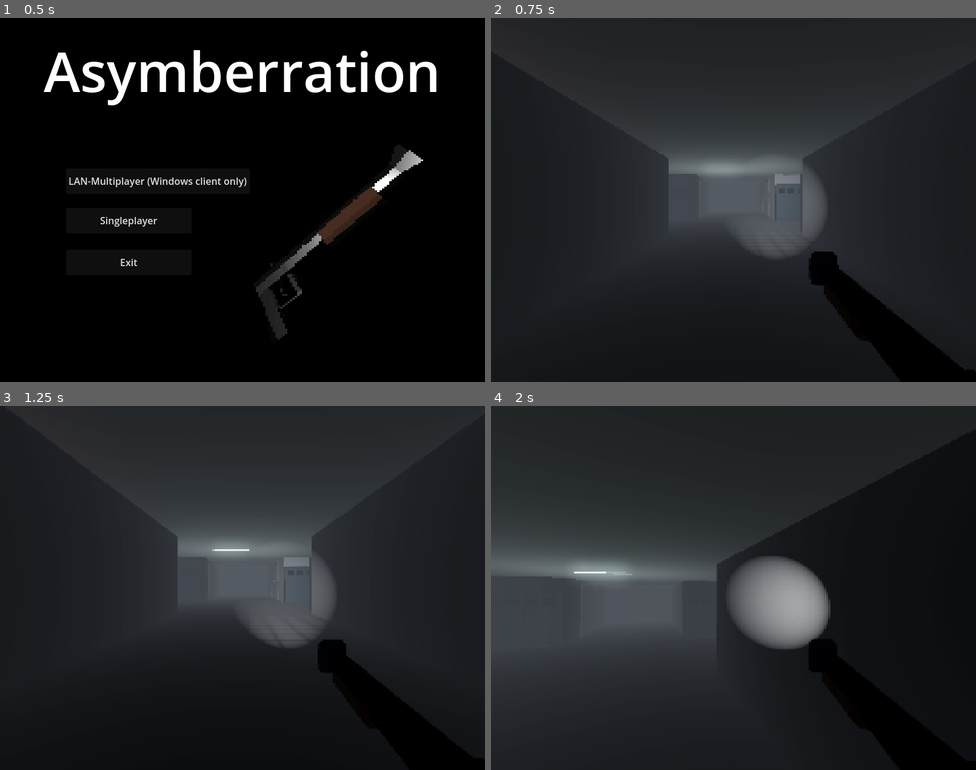
Above: before the commit, frames 1-4 (two rows, left to right).
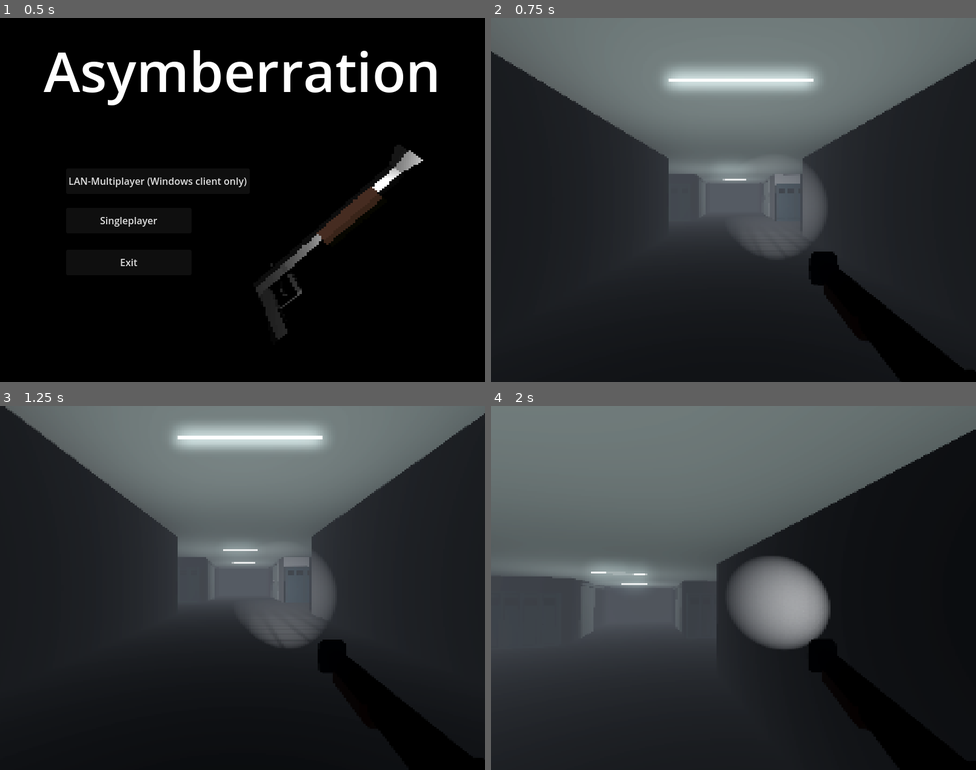
Above: after the commit, the same moments.

Repository: RustyPrime/AcerolaJam0_Asymberration
Game: Godot game, scene res://Scenes/pre_main_menu.tscn
Two runs of this game, one before a commit and one after it. Both use one fixed random seed, a clock stepped at 60 frames per second and the inputs below.
Inputs (mouse positions are in pixels of both pictures, inside the frame that each line leads up to):
- Up to frame 1 (0.5 s): no input
- Up to frame 2 (0.75 s): click "Singleplayer" at 0.5 s
- Up to frame 3 (1.25 s): no input
- Up to frame 4 (2 s): tap Enter at 1.25 s; move the mouse to (757, 588) at 1.27 s; hold W (forward) from 1.28 s (still down); tap E (interact) at 1.35 s; tap Space (jump) at 1.52 s

Frame 1 is identical in both runs. In frame 2, 28% of the frame differs, in the area x 0-100%, y 0-46%; in frame 3, 23%; in frame 4, 32%, in the area x 0-100%, y 0-50%.

Commit message:
added 2 more lights, rebaked

Diff:
--- a/Scenes/level_1.tscn
+++ b/Scenes/level_1.tscn
@@ -487,7 +487,7 @@
 spot_angle = 70.0
 
 [node name="Light5" type="MeshInstance3D" parent="Lights"]
-transform = Transform3D(-4.37114e-08, -1, 0, 1, -4.37114e-08, 0, 0, 0, 1, -4.61924, 4.24464, -2.53223)
+transform = Transform3D(-4.37114e-08, -1, 0, 1, -4.37114e-08, 0, 0, 0, 1, -4.07606, 4.24464, -2.53223)
 material_override = SubResource("StandardMaterial3D_sq8fk")
 mesh = SubResource("CylinderMesh_fx0j7")
 
@@ -536,6 +536,40 @@
 spot_range = 3.5
 spot_attenuation = 1.68179
 spot_angle = 70.0
+
+[node name="Light8" type="MeshInstance3D" parent="Lights"]
+transform = Transform3D(-4.37114e-08, -1, 0, 1, -4.37114e-08, 0, 0, 0, 1, -3.85303, 4.24464, 7.83832)
+material_override = SubResource("StandardMaterial3D_sq8fk")
+mesh = SubResource("CylinderMesh_fx0j7")
+
+[node name="SpotLight3D" type="SpotLight3D" parent="Lights/Light8"]
+transform = Transform3D(-4.37114e-08, 0, 1, 0, 1, 0, -1, 0, -4.37114e-08, -0.189648, 0, 0)
+light_color = Color(0.898039, 1, 1, 1)
+light_energy = 10.0
+light_indirect_energy = 5.0
+light_bake_mode = 1
+shadow_enabled = true
+distance_fade_enabled = true
+spot_range = 3.5
+spot_attenuation = 1.68179
+spot_angle = 53.6842
+
+[node name="Light9" type="MeshInstance3D" parent="Lights"]
+transform = Transform3D(-4.37114e-08, -1, 0, 1, -4.37114e-08, 0, 0, 0, 1, -3.85303, 4.24464, -10.2439)
+material_override = SubResource("StandardMaterial3D_sq8fk")
+mesh = SubResource("CylinderMesh_fx0j7")
+
+[node name="SpotLight3D" type="SpotLight3D" parent="Lights/Light9"]
+transform = Transform3D(-4.37114e-08, 0, 1, 0, 1, 0, -1, 0, -4.37114e-08, -0.189648, 0, 0)
+light_color = Color(0.898039, 1, 1, 1)
+light_energy = 10.0
+light_indirect_energy = 5.0
+light_bake_mode = 1
+shadow_enabled = true
+distance_fade_enabled = true
+spot_range = 3.5
+spot_attenuation = 1.68179
+spot_angle = 53.6842
 
 [node name="Multiplayer" type="Node3D" parent="."]
 
Binary file changed: Scenes/level_1.exr
